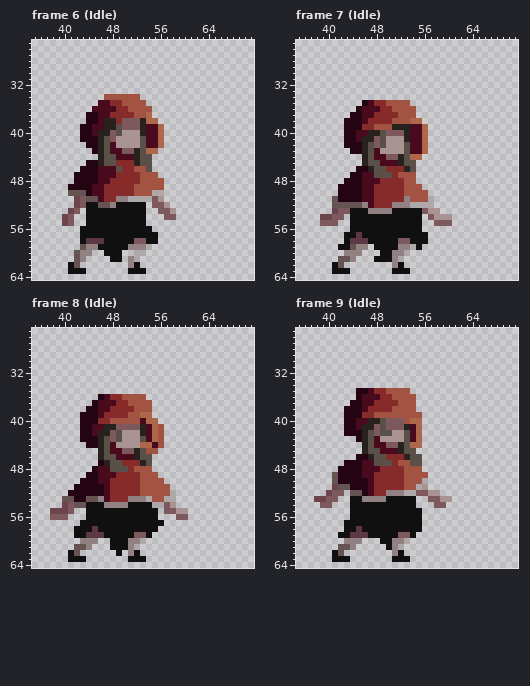
Pixel-art file -- Content/Animations/red hood itch free.aseprite. That is the earlier state.
96x80 pixels, 208 frames. Colours within 5 levels of each other are drawn and written as one. Shown: frame 6 (Idle): x 35..71, y 25..64; frame 7 (Idle): x 35..71, y 25..64; frame 8 (Idle): x 35..71, y 25..64; frame 9 (Idle): x 35..71, y 25..64. The commit also changed other frames, which this record leaves out.
New version:
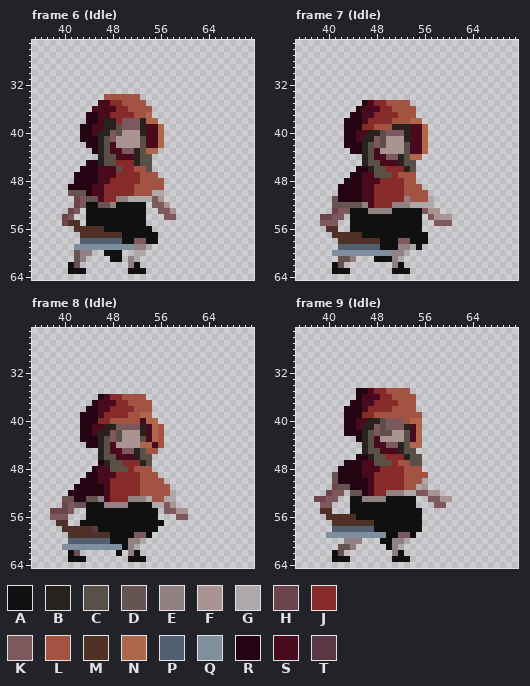
Palette (. is transparent): A #101010  B #28221e  C #595047  D #655452  E #928182  F #aa9393  G #aea8a8  H #6c444c  J #862b2a  K #7d595d  L #a25342  M #4e3026  N #ae674b  P #525f71  Q #7f8f9e  R #240312  S #490a1e  T #5b3843
From old to new:
layer "角色" added
layer "武器1" added
layer "layer 2" removed
Frame 6 (Idle), layer "武器1":
y 55: x 41..42 K. -> MM
y 56: x 42..46 .AAAA -> MMMMM
y 57: x 43..49 AAAAAAA -> MMMMMMM
y 58: x 43..49 ATTTAAA -> PPPPPPP
y 59: x 42..51 .DEEAAAAAE -> QQQQQQQQQQ
Frame 7 (Idle), layer "武器1":
y 56: x 40..41 .. -> MM
y 57: x 41..45 ..AAT -> MMMMM
y 58: x 42..48 .ATTTAA -> MMMMMMM
y 59: x 42..48 AADEE.A -> PPPPPPP
y 60: x 41..50 ..EEE...AA -> QQQQQQQQQQ
Frame 8 (Idle), layer "武器1":
y 57: x 39..40 .. -> MM
y 58: x 40..44 ..AAA -> MMMMM
y 59: x 41..47 .AATTTA -> MMMMMMM
y 60: x 41..47 ..EEE.. -> PPPPPPP
y 61: x 40..49 ..DDE...AA -> QQQQQQQQQQ
Frame 9 (Idle), layer "武器1":
y 55: x 39..40 .. -> MM
y 56: x 40..44 ....A -> MMMMM
y 57: x 41..47 ..AAAAA -> MMMMMMM
y 58: x 41..47 ..AATAA -> PPPPPPP
y 59: x 40..49 ..AATTTAAA -> QQQQQQQQQQ
Where, in picture pixels (left, top, right, bottom), the same in both pictures:
changed: (68, 220, 134, 250)
changed: (326, 226, 392, 256)
changed: (56, 520, 122, 550)
changed: (320, 508, 386, 538)
